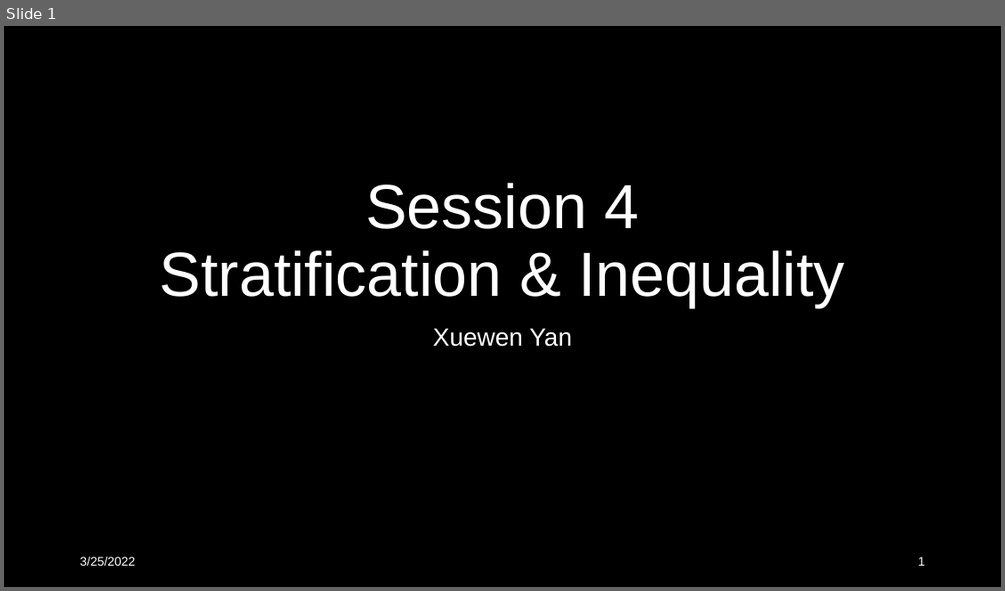
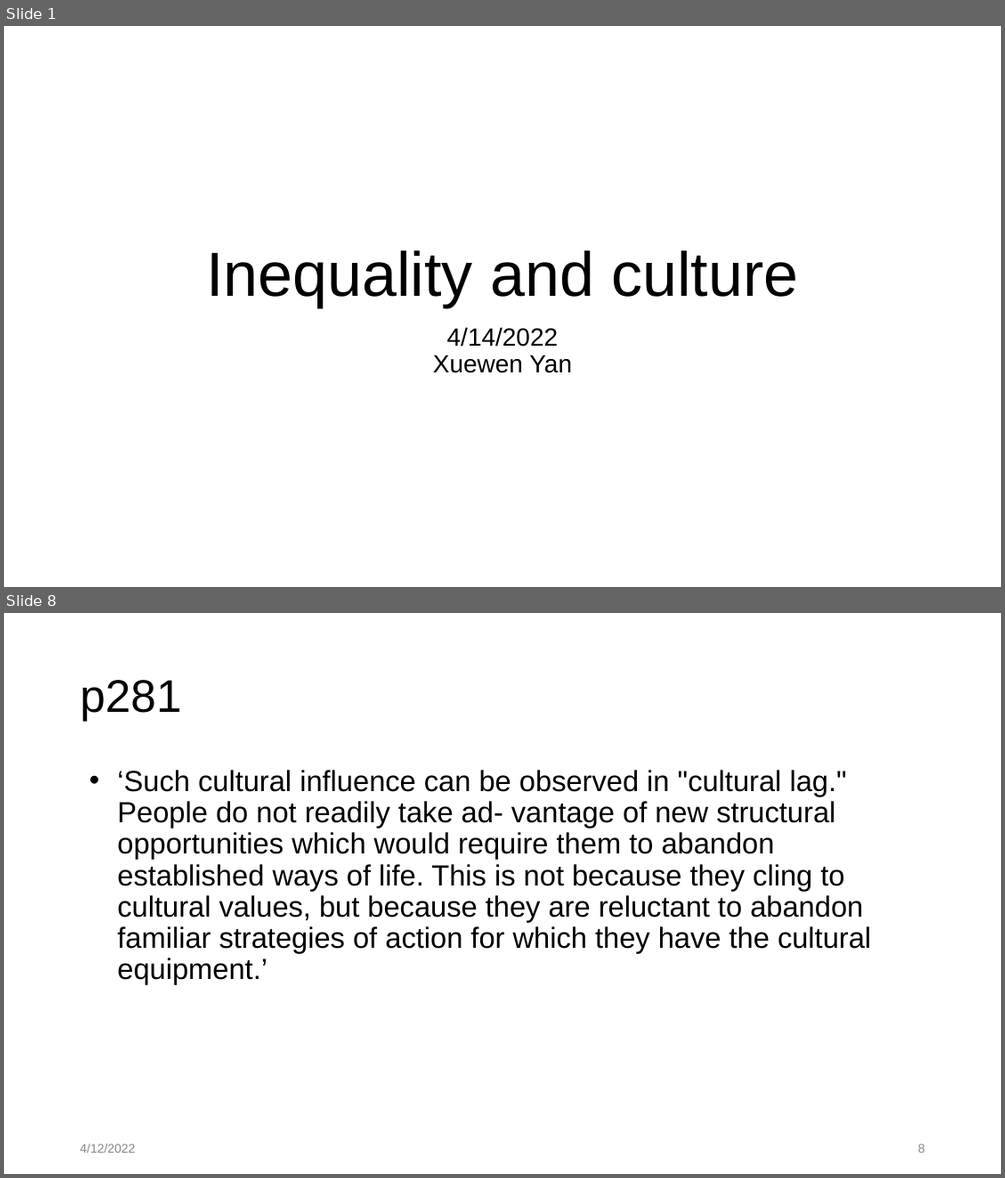
Before and after one commit to XueWenSYan/Intro_to_sociology, a slide deck: Meeting 4.pptx. Shown one above the other, each under a label of ours: slide 1 before the commit, slides 1 and 8 after it; the slides between them are not shown. The pictures are 1005x591 and 1005x1178 pixels, drawn with LibreOffice and Linux fonts; fonts in the diff are those of the drawing. Boxes give left, top, right and bottom in pixels: in the first picture for what was removed or moved away, otherwise in the second. Text is boxed around its words. In the diff, an @@ line names an element or a change of style, - is before the commit and + after.

```diff
--- a/Meeting 4.pptx
+++ b/Meeting 4.pptx
@@ slide 8 added at [4, 613, 1001, 1174], background #FFFFFF @@
@@ title added at [80, 680, 181, 721], 44 pt, text #000000 @@
+p281
@@ text added at [117, 770, 871, 984], 28 pt, text #000000 @@
+• ‘Such cultural influence can be observed in "cultural lag." People do not readily take ad- vantage of new structural opportunities which would require them to abandon established ways of life. This is not because they cling to cultural values, but because they are reluctant to abandon familiar strategies of action for which they have the cultural equipment.’
@@ text added at [80, 1143, 135, 1152], 12 pt, text #888888 @@
+4/12/2022
@@ page number added at [918, 1143, 925, 1152], 12 pt, text #888888 @@
+8
@@ slide 1 changed as well @@
@@ background #000000 to #FFFFFF @@
@@ title at [206, 250, 798, 307]: text changed; text colour #FFFFFF to #000000 @@
-Session 4
-Stratification & Inequality
+Inequality and culture
@@ subtitle at [447, 327, 558, 346]: paragraph added @@
+4/14/2022
@@ subtitle at [433, 354, 572, 373]: text colour #FFFFFF to #000000 in "Xuewen Yan"; less space between paragraphs @@
@@ text removed at [80, 556, 135, 565] @@
-3/25/2022
@@ page number removed at [918, 556, 925, 565] @@
-1
```
Also in this commit, not shown: 1 other slide changed, 8 other slides added, 9 slides removed, 11 other files.
